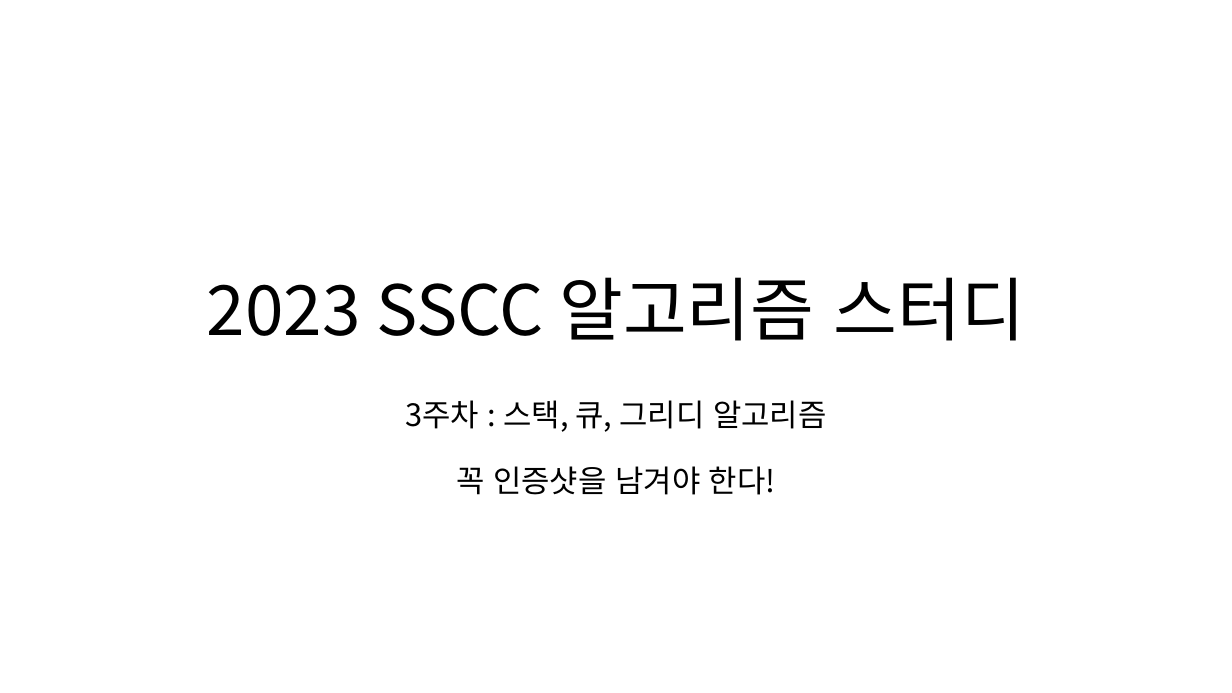
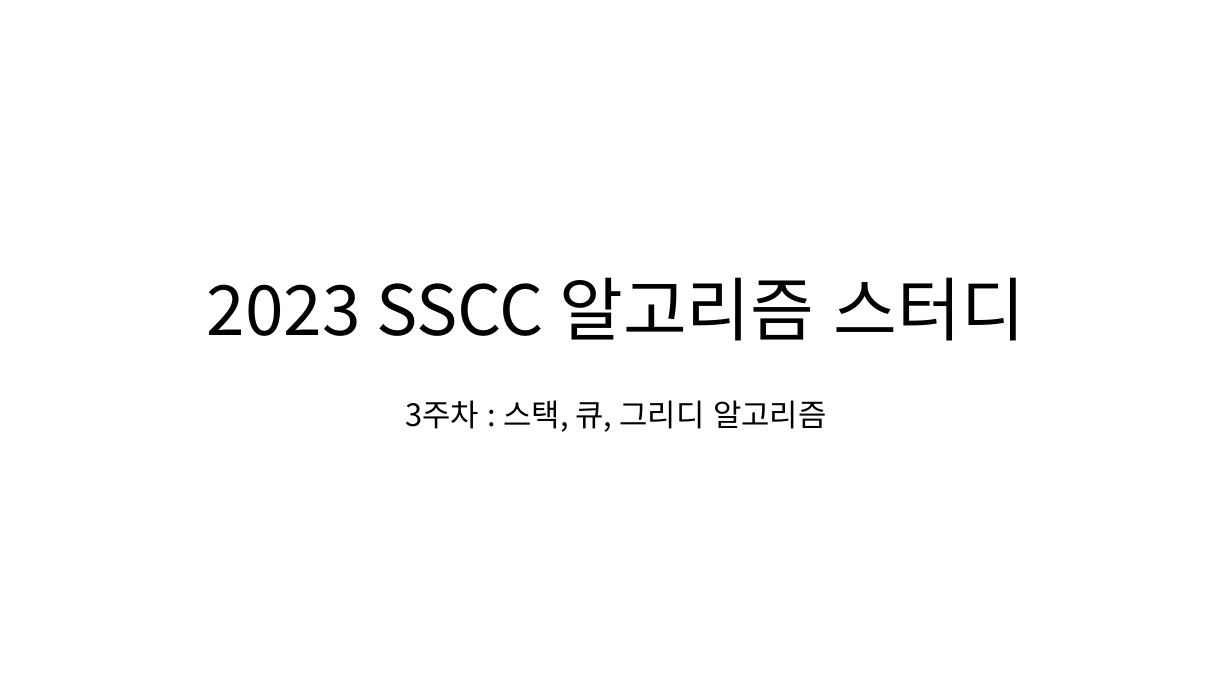
Before and after one commit to quizoverflow/2023_Algorithm_Study, a slide deck: slide 1 of third_week/3주차.pptx. Drawn at 1232x693 pixels with LibreOffice and Linux fonts; fonts in the diff are those of the drawing. Boxes give left, top, right and bottom in pixels: in the first picture for what was removed or moved away, otherwise in the second. Text is boxed around its words. In the diff, an @@ line names an element or a change of style, - is before the commit and + after.

```diff
--- a/third_week/3주차.pptx
+++ b/third_week/3주차.pptx
@@ subtitle at [406,400,826,432]: text changed @@
-3주차 : 스택, 큐, 그리디 알고리즘
-꼭 인증샷을 남겨야 한다!
+3주차 : 스택, 큐, 그리디 알고리즘
```
Also in this commit, not shown: 2 other files.
